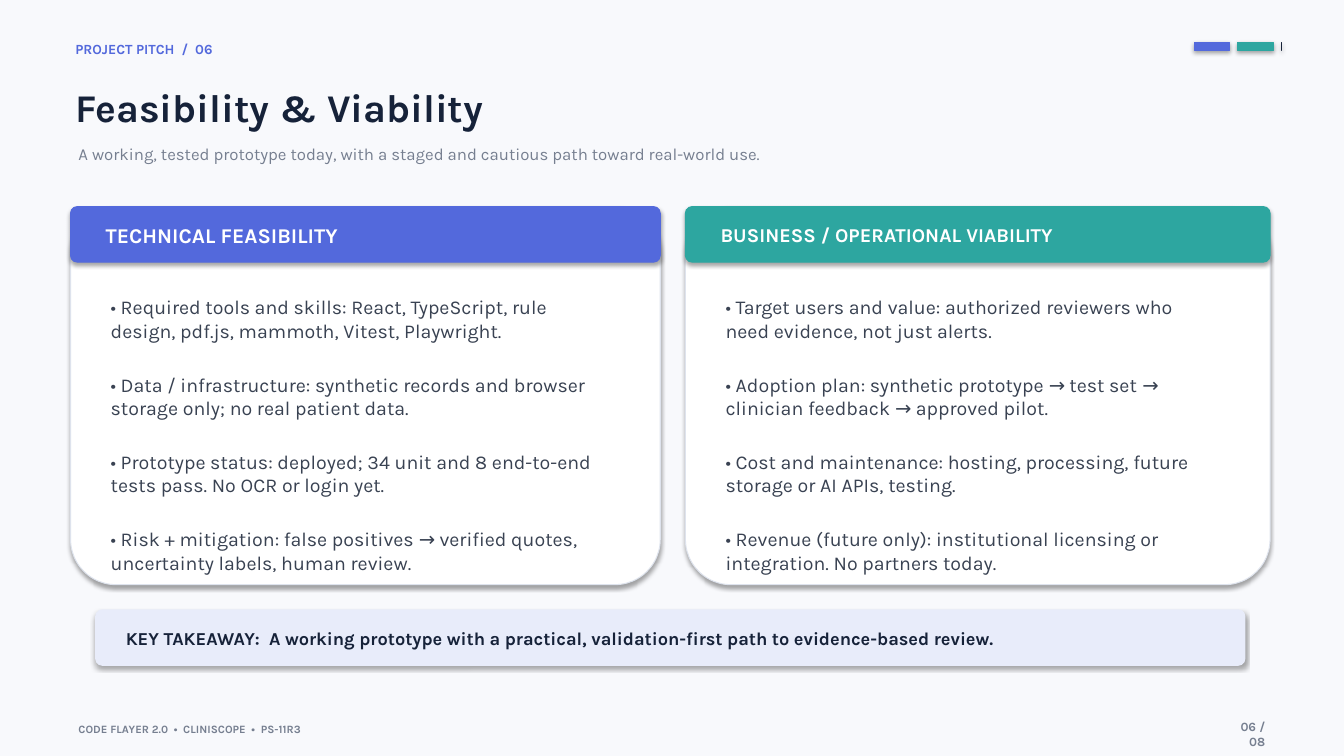
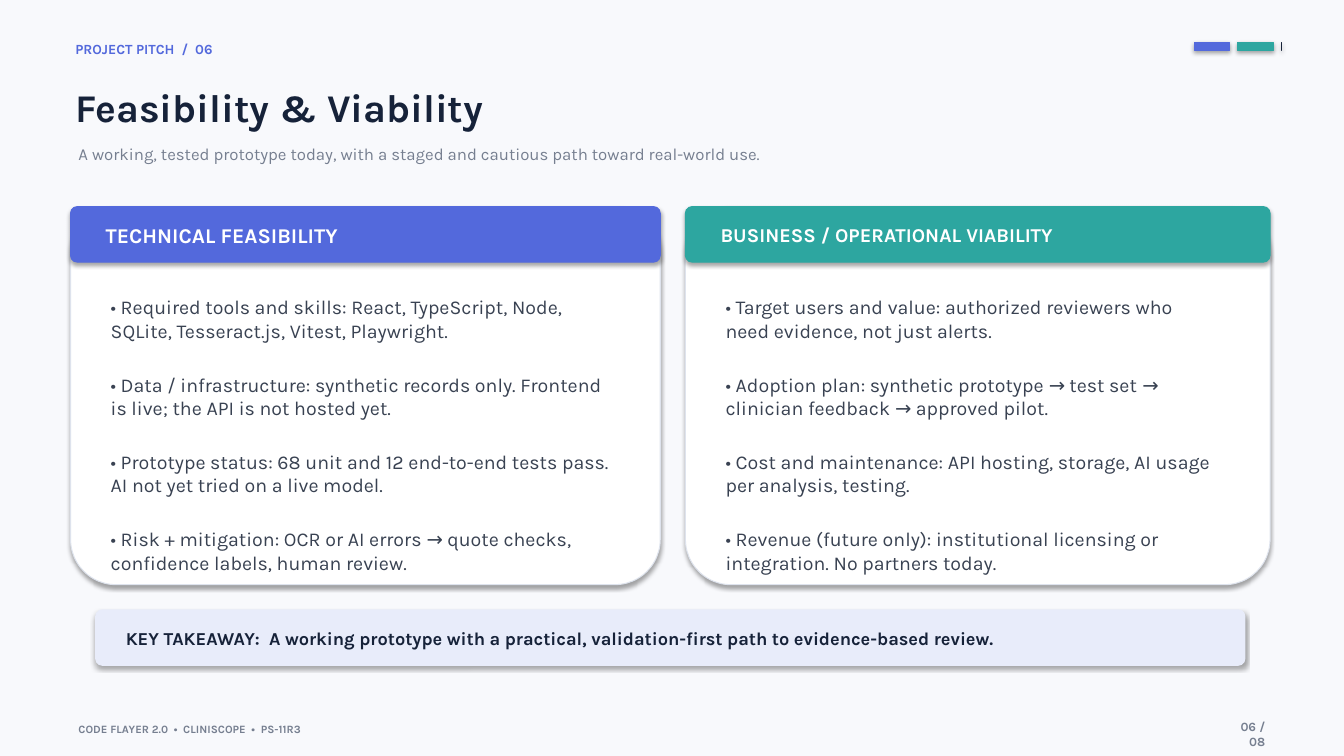
Before and after one commit to anirudhleetcode-max/cliniscope-healthcare-contradiction-detector, a slide deck: slide 6 of presentation/CLINISCOPE_PS11R3_Hackathon_Presentation.pptx. Drawn at 1344x756 pixels with LibreOffice and Linux fonts; fonts in the diff are those of the drawing. Boxes give left, top, right and bottom in pixels: in the first picture for what was removed or moved away, otherwise in the second. Text is boxed around its words. In the diff, an @@ line names an element or a change of style, - is before the commit and + after.

```diff
--- a/presentation/CLINISCOPE_PS11R3_Hackathon_Presentation.pptx
+++ b/presentation/CLINISCOPE_PS11R3_Hackathon_Presentation.pptx
@@ text at [111, 300, 608, 551]: text changed @@
-• Required tools and skills: React, TypeScript, rule design, pdf.js, mammoth, Vitest, Playwright.
-• Data / infrastructure: synthetic records and browser storage only; no real patient data.
-• Prototype status: deployed; 34 unit and 8 end-to-end tests pass. No OCR or login yet.
-• Risk + mitigation: false positives → verified quotes, uncertainty labels, human review.
+• Required tools and skills: React, TypeScript, Node, SQLite, Tesseract.js, Vitest, Playwright.
+• Data / infrastructure: synthetic records only. Frontend is live; the API is not hosted yet.
+• Prototype status: 68 unit and 12 end-to-end tests pass. AI not yet tried on a live model.
+• Risk + mitigation: OCR or AI errors → quote checks, confidence labels, human review.
@@ text at [726, 455, 1210, 497]: text changed @@
-• Cost and maintenance: hosting, processing, future storage or AI APIs, testing.
+• Cost and maintenance: API hosting, storage, AI usage per analysis, testing.
```
Also in this commit, not shown: 6 other slides changed, 3 other files.
